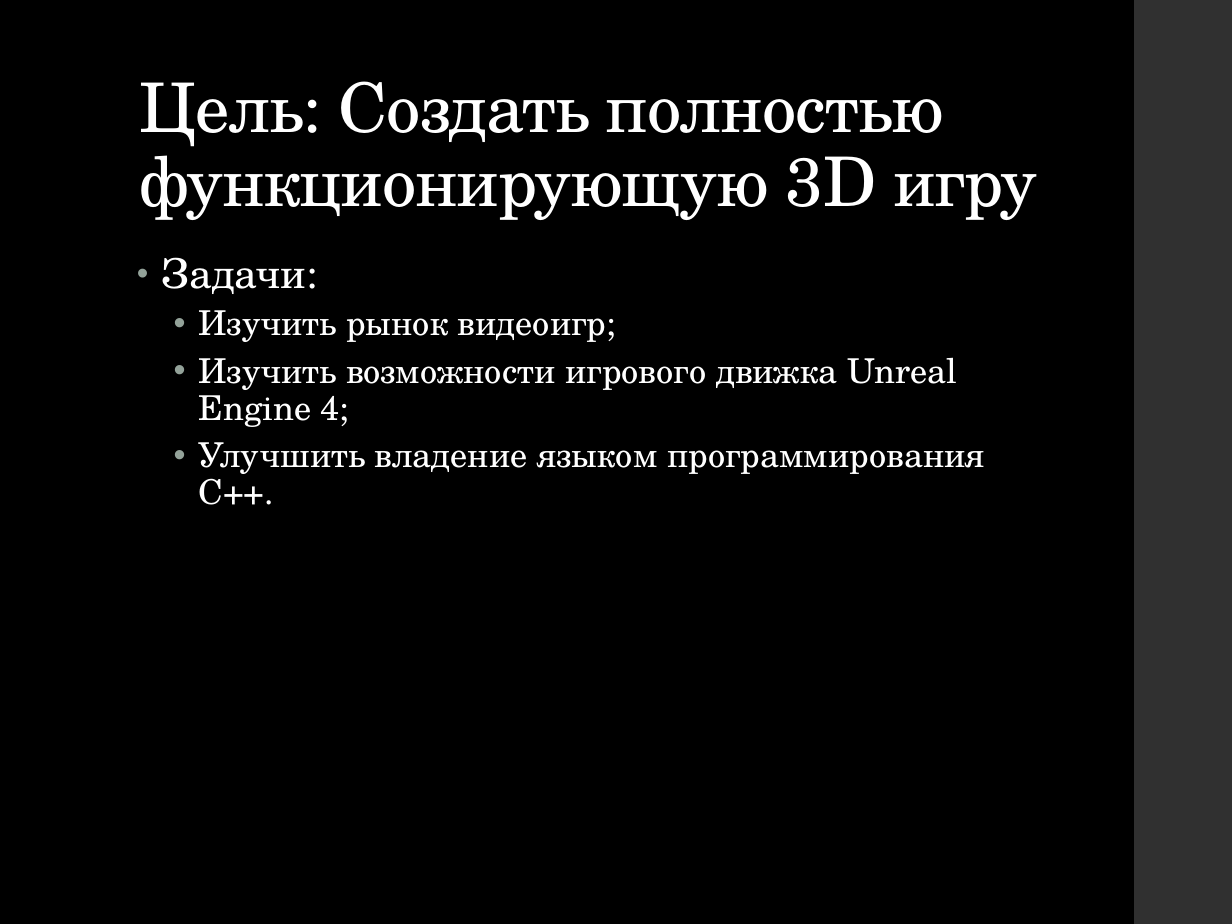
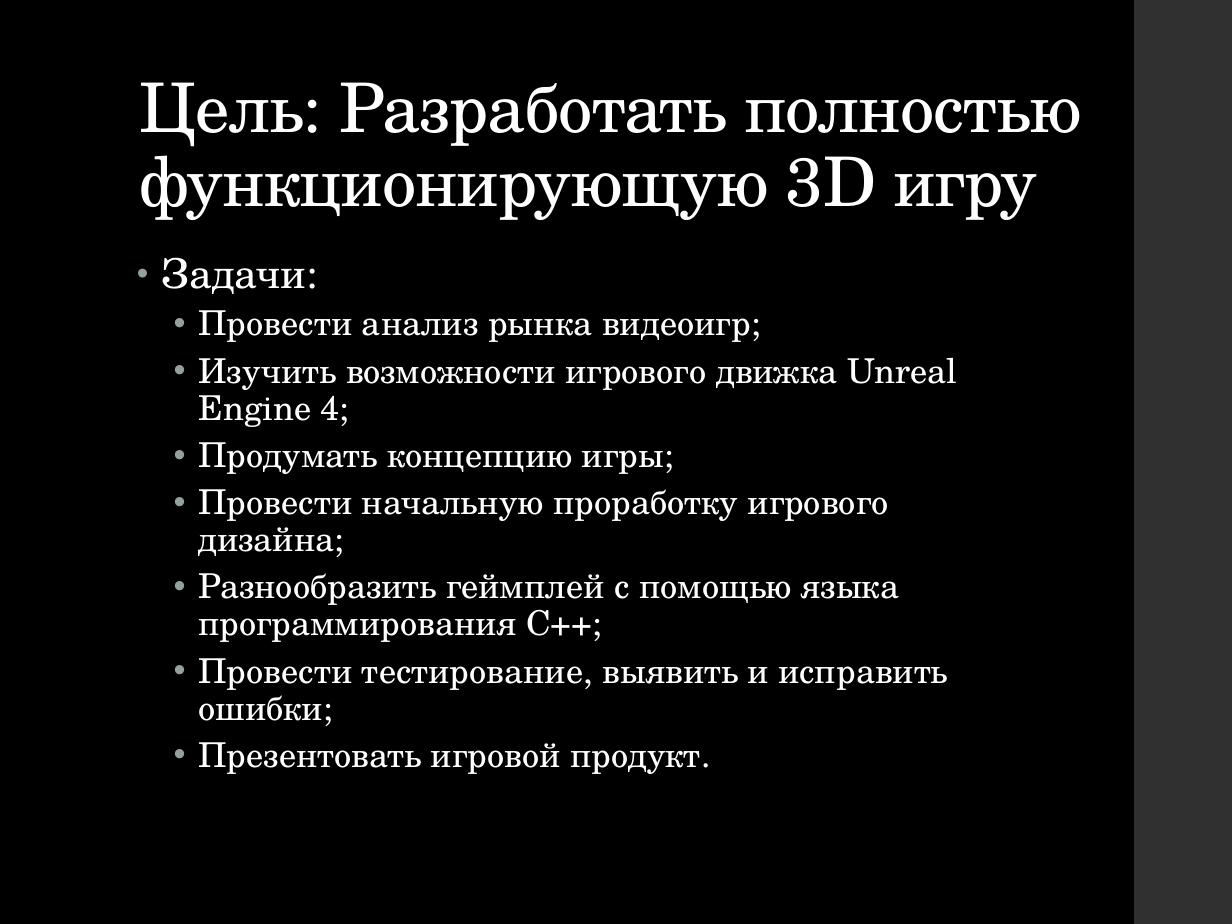
Before and after one commit to Kexfff/SchoolProjectGame, a slide deck: slide 3 of Presentation 4.3.pptx (slide 2 before the commit). Drawn at 1232x924 pixels with LibreOffice and Linux fonts; fonts in the diff are those of the drawing. Boxes give left, top, right and bottom in pixels: in the first picture for what was removed or moved away, otherwise in the second. Text is boxed around its words. In the diff, an @@ line names an element or a change of style, - is before the commit and + after.

```diff
--- a/Presentation 4.3.pptx
+++ b/Presentation 4.3.pptx
@@ title at (x1=140, y1=82, x2=1081, y2=220): text changed @@
-Цель: Создать полностью функционирующую 3D игру
+Цель: Разработать полностью функционирующую 3D игру
@@ text at (x1=198, y1=310, x2=751, y2=342): text changed @@
-  • Изучить рынок видеоигр;
+  • Провести анализ рынка видеоигр;
@@ text at (x1=198, y1=442, x2=947, y2=774): text changed @@
-  • Улучшить владение языком программирования C++.
+  • Продумать концепцию игры;
+  • Провести начальную проработку игрового дизайна;
+  • Разнообразить геймплей с помощью языка программирования C++;
+  • Провести тестирование, выявить и исправить ошибки;
+  • Презентовать игровой продукт.
```
Also in this commit, not shown: 3 other slides changed, 1 slide added, 1 slide removed.
